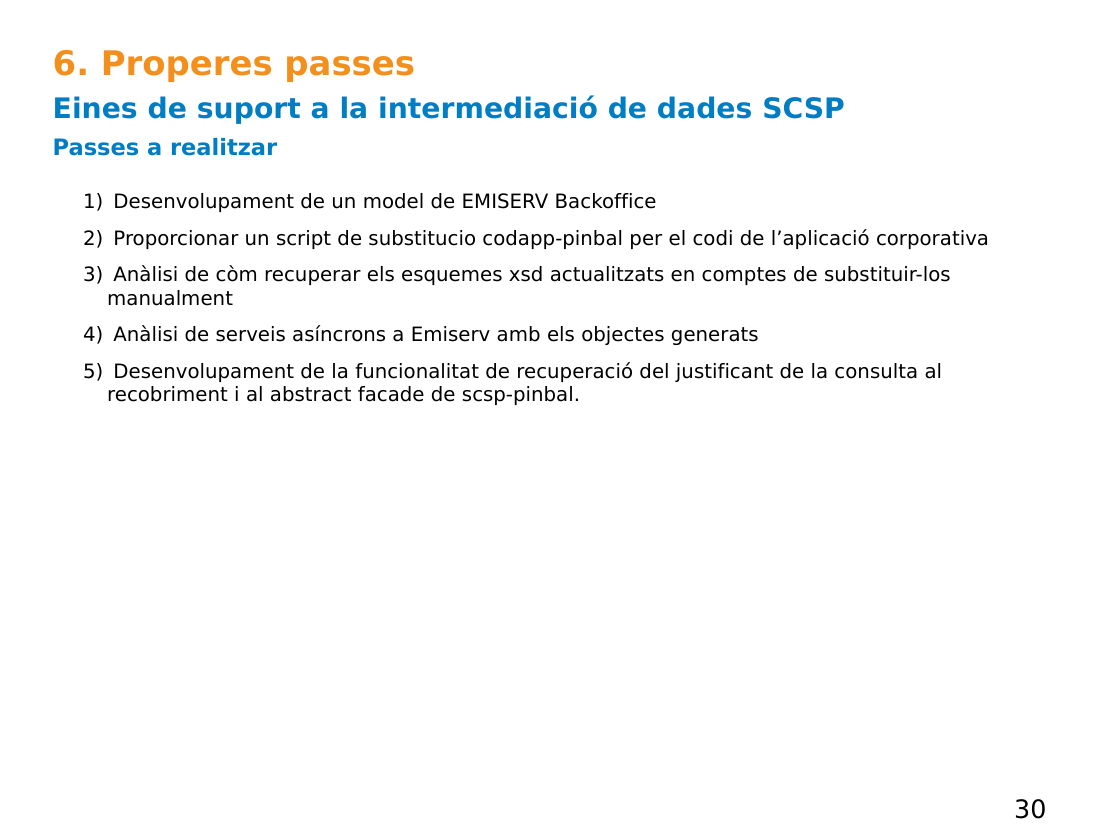
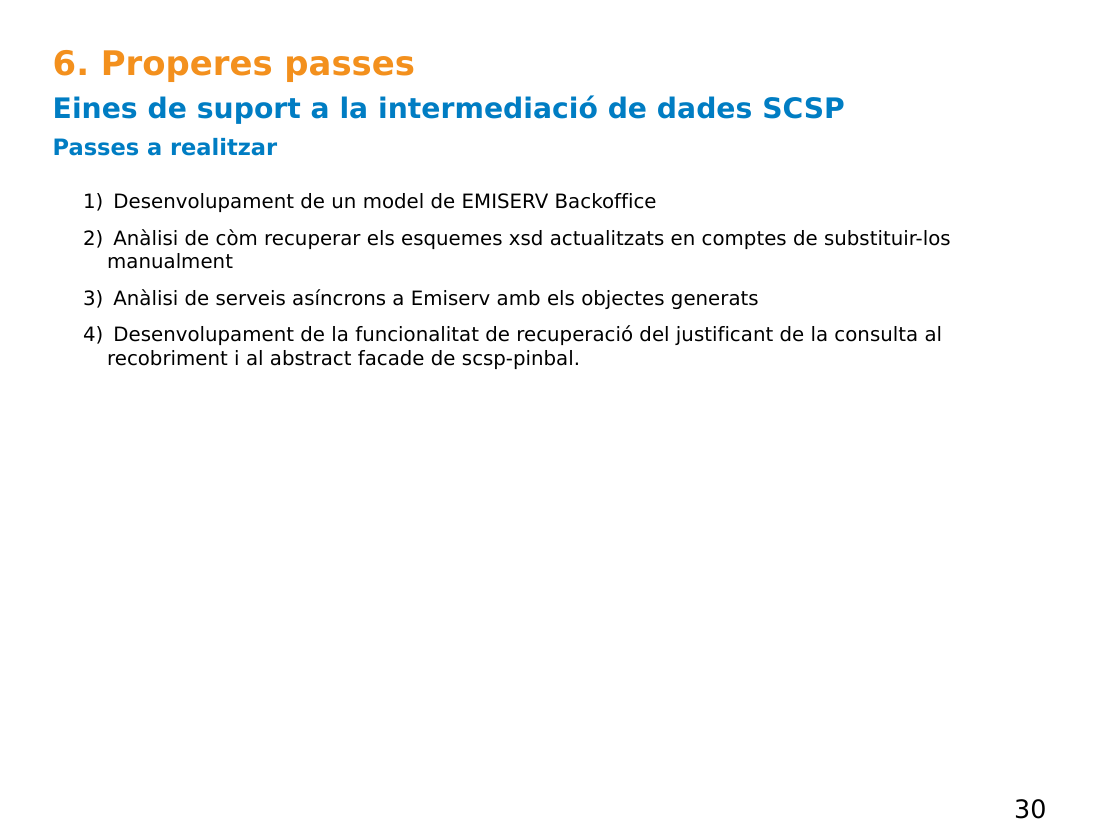
Before and after one commit to at4net/emissors, a slide deck: slide 30 of doc/manuales/Resum.odp. Drawn at 1120x840 pixels with LibreOffice and Linux fonts; fonts in the diff are those of the drawing. Boxes give left, top, right and bottom in pixels: in the first picture for what was removed or moved away, otherwise in the second. Text is boxed around its words. In the diff, an @@ line names an element or a change of style, - is before the commit and + after.

```diff
--- a/doc/manuales/Resum.odp
+++ b/doc/manuales/Resum.odp
@@ text at <box>113,229,989,249</box>: paragraph removed @@
-2) Proporcionar un script de substitucio codapp-pinbal per el codi de l’aplicació corporativa
```
Also in this commit, not shown: 1 other slide changed, 1 other file.
